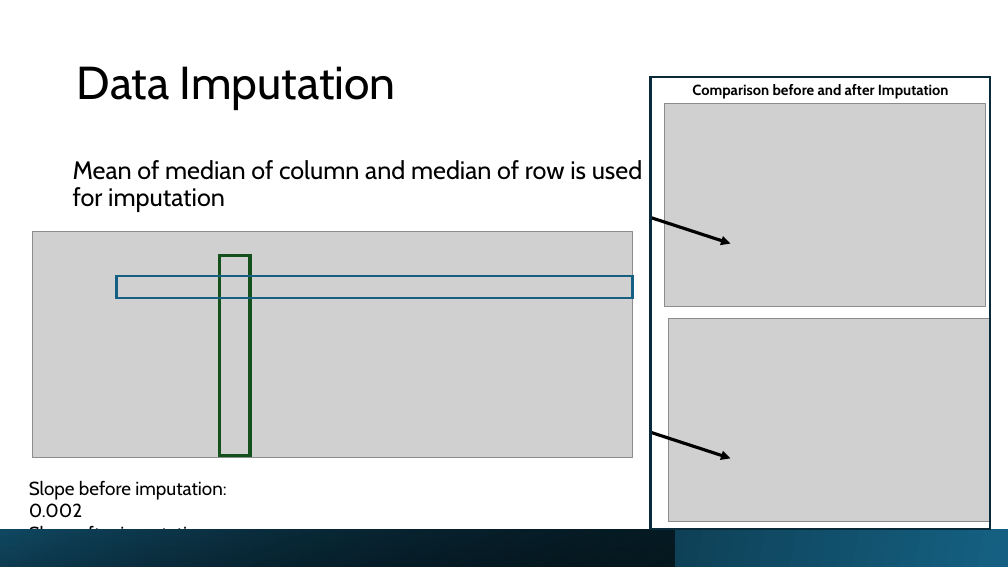
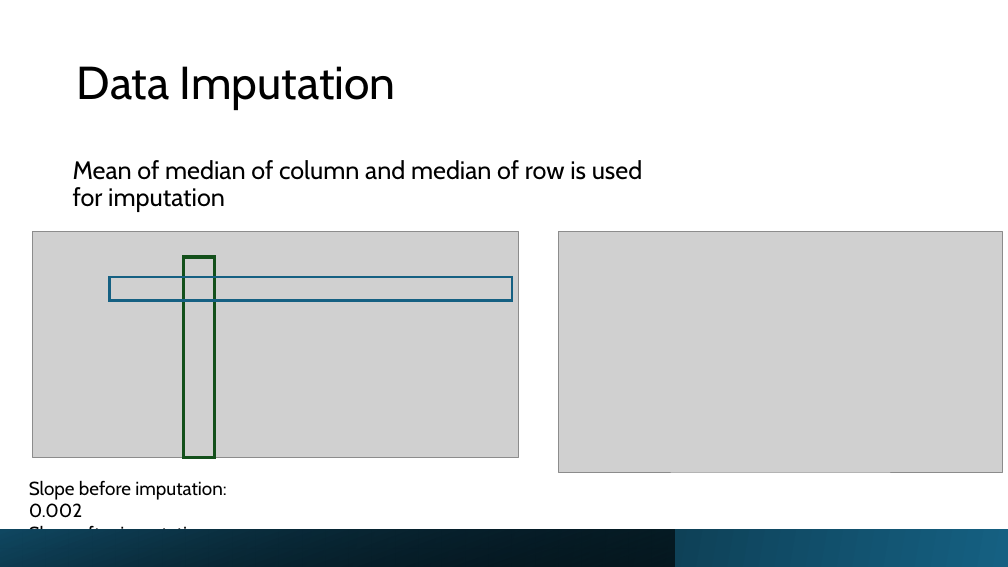
Before and after one commit to raminsdp/Energy_Production_data_repo, a slide deck: slide 6 of Solar_Project_EDA.pptx (slide 5 before the commit). Drawn at 1008x567 pixels with LibreOffice and Linux fonts; fonts in the diff are those of the drawing; grey boxes stand for pictures. Boxes give left, top, right and bottom in pixels: in the first picture for what was removed or moved away, otherwise in the second. Text is boxed around its words. In the diff, an @@ line names an element or a change of style, - is before the commit and + after.

```diff
--- a/Solar_Project_EDA.pptx
+++ b/Solar_Project_EDA.pptx
@@ rectangle removed at <box>650,77,990,529</box> @@
@@ text removed at <box>692,84,949,99</box> @@
-Comparison before and after Imputation
@@ picture removed at <box>665,104,985,307</box> @@
@@ picture: place and size @@
-picture at <box>33,232,633,457</box>
+picture at <box>33,232,519,457</box>
@@ picture added at <box>559,232,1003,473</box> @@
@@ arrow removed from (650, 218) to (730, 243) @@
@@ rectangle: place and size @@
-rectangle at <box>220,256,250,456</box>
+rectangle at <box>184,257,214,457</box>
@@ rectangle: place and size @@
-rectangle at <box>116,276,633,298</box>
+rectangle at <box>110,277,512,300</box>
@@ picture removed at <box>668,318,990,522</box> @@
@@ arrow removed from (650, 433) to (730, 458) @@
```
Also in this commit, not shown: 2 other slides changed, 2 slides added, 3 other files.
